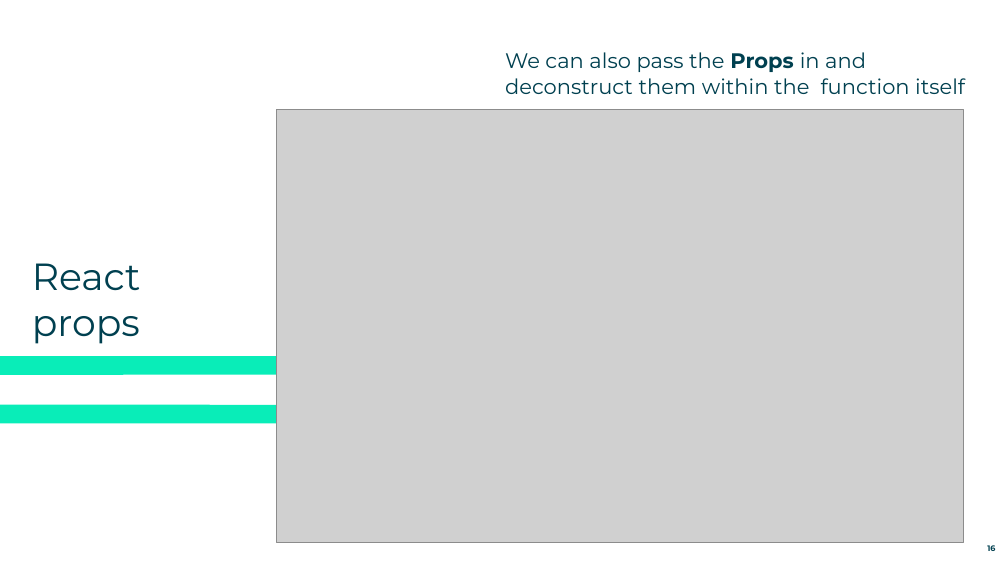
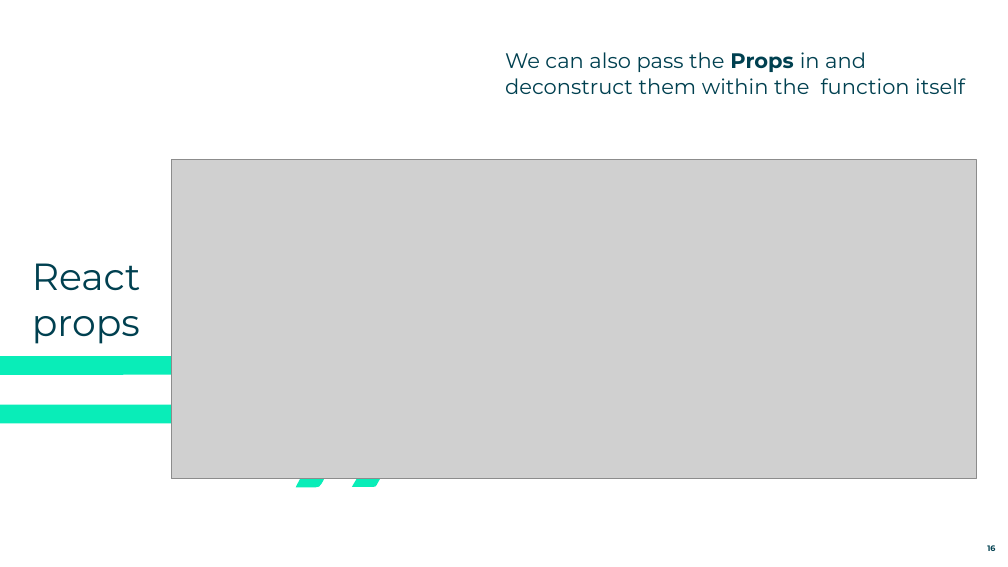
Before and after one commit to AndySmithQA/DundeeV2, a slide deck: slide 16 of React/Week1 React/Presentations/2 Props.pptx. Drawn at 1008x567 pixels with LibreOffice and Linux fonts; fonts in the diff are those of the drawing; grey boxes stand for pictures. Boxes give left, top, right and bottom in pixels: in the first picture for what was removed or moved away, otherwise in the second. Text is boxed around its words. In the diff, an @@ line names an element or a change of style, - is before the commit and + after.

Commit message:
Image Updates

```diff
--- a/React/Week1 React/Presentations/2 Props.pptx
+++ b/React/Week1 React/Presentations/2 Props.pptx
@@ picture: place and size @@
-picture at box(277, 109, 963, 542)
+picture at box(172, 159, 977, 479)
@@ freeform shape added at box(352, 293, 479, 487), fill #09EDB8 @@
```
